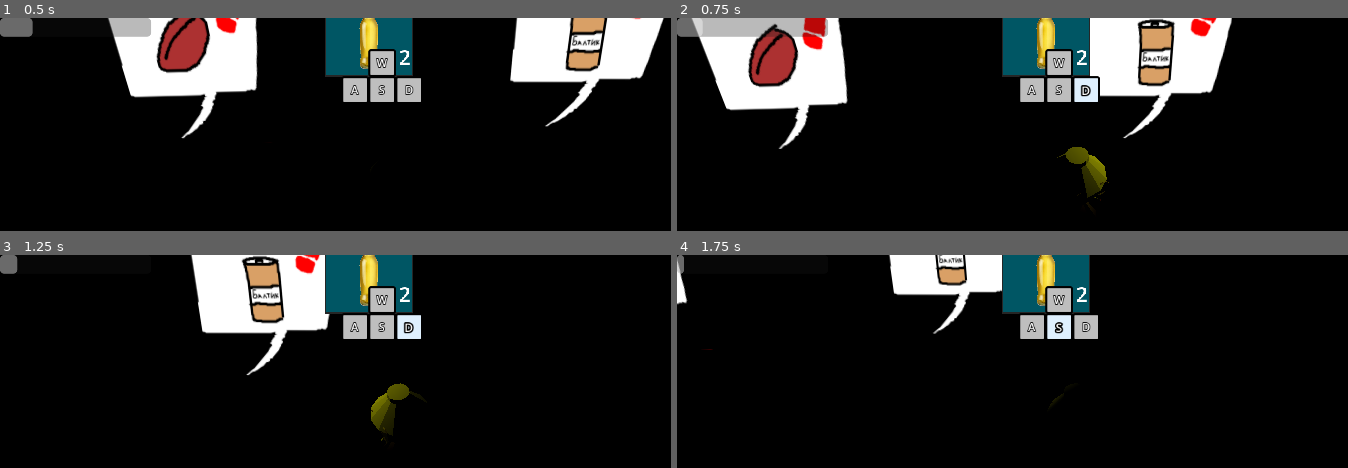
Above: before the commit, frames 1-4 (two rows, left to right).
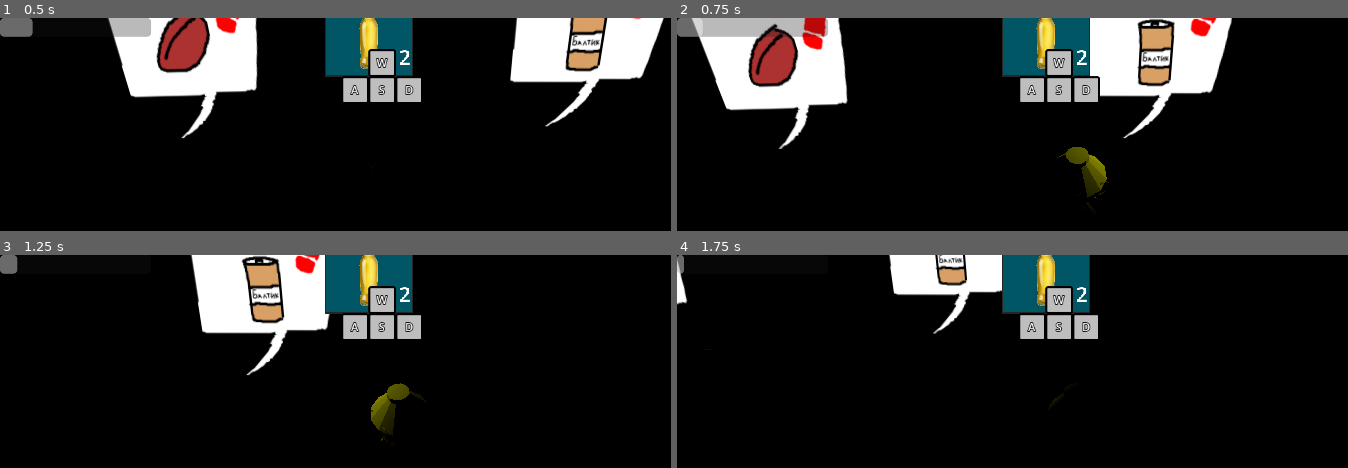
Above: after the commit, the same moments.

Repository: dueip/2024f_gamejam_misis
Game: Godot game, scene res://test_tw.tscn
Two runs of this game, one before a commit and one after it. Both use one fixed random seed, a clock stepped at 60 frames per second and the inputs below. This scene is started directly instead of the project's main scene.
Inputs (mouse positions are in pixels of both pictures, inside the frame that each line leads up to):
- Up to frame 1 (0.5 s): no input
- Up to frame 2 (0.75 s): tap Enter at 0.5 s; move the mouse to (1254, 220) at 0.52 s; hold D (character_right) from 0.53 s (still down); tap Space (character_dash) at 0.6 s; click (1254, 220) at 0.67 s
- Up to frame 3 (1.25 s): keep holding D (character_right)
- Up to frame 4 (1.75 s): move the mouse to (outside the picture) at 1.27 s; release D (character_right) at 1.28 s; hold S (character_back) from 1.28 s (still down); tap Shift (character_run) at 1.35 s; click (outside the picture) at 1.42 s

Frame 1 is identical in both runs. In frame 2, 0.4% of the frame differs, in the area x 59-63%, y 28-40%; in frame 3, 0.4%; in frame 4, 0.4%, in the area x 55-59%, y 28-40%.

Commit message:
feat: Добавить небольшую возможность появления кнопок

Diff:
--- a/WASD.gd
+++ b/WASD.gd
@@ -2,19 +2,20 @@
 
 
 
-func highlight_button(name : String):
+func highlight_button(name : String, color: Color):
 	var child = find_child(name,false)
 	if  child!=null:
-		child.highlight()
+		child.highlight(color)
 
-func unhighlight_button(name : String):
+func unhighlight_button(name : String, color: Color = Color(0.745, 0.745, 0.745)):
 	var child = find_child(name,false)
 	if  child!=null:
-		child.unhighlight()
+		child.unhighlight(color)
 
 func _input(event):
+	return
 	if event is InputEventKey:
 			if event.pressed:
-				highlight_button(OS.get_keycode_string(event.keycode))
+				highlight_button(OS.get_keycode_string(event.keycode), Color(0.874, 0.941, 0.996))
 			else:
-				unhighlight_button(OS.get_keycode_string(event.keycode))
+				unhighlight_button(OS.get_keycode_string(event.keycode), Color(0.745, 0.745, 0.745))
--- a/control_buttons.gd
+++ b/control_buttons.gd
@@ -13,8 +13,8 @@
 	unhighlight()
 
 
-func unhighlight():
-	stylebox.bg_color=Color(0.745, 0.745, 0.745)
+func unhighlight(color: Color = Color(0.745, 0.745, 0.745)):
+	stylebox.bg_color=color
 	text_label.clear()
 	text_label.push_color(Color(255,255,255))
 	text_label.push_outline_color(Color(0,0,0))
@@ -28,8 +28,8 @@
 	text_label.pop()
 	text_label.pop()
 
-func highlight():
-	stylebox.bg_color=Color(0.874, 0.941, 0.996)
+func highlight(color: Color = Color(0.874, 0.941, 0.996) ):
+	stylebox.bg_color=color
 	text_label.clear()
 	text_label.push_color(Color(255,255,255))
 	text_label.push_outline_color(Color(0,0,0))
--- a/minigames/beer_minigame.gd
+++ b/minigames/beer_minigame.gd
@@ -2,24 +2,32 @@
 
 @export var repetitions = 3
 @export var combination: Array[String]
-
+@export var button_delay: float = 0.2
 var current_repetition = 0
 var prev_input: String = ""
 
 func startGame():
+	%WASD.highlight_button(combination[0].to_upper(), Color.LIGHT_GOLDENROD)
+	%WASD.show()
 	emit_signal("minigame_started", self)
 
+
 func nextTurn(input: String):
+	for i in combination:
+		%WASD.highlight_button(i.to_upper(), Color.LIGHT_GOLDENROD)
+	var tween = get_tree().create_tween()
 	if combination.size() > 2:
 		print("Uwu dont do this please")#i love you too
 
+
+
 	if prev_input.length() == 0:
 		if input != combination[0]:
-			endGame(false)
+			endGame(false, input)
 			return
 	else:
 		if input != combination[1]:
-			endGame(false)
+			endGame(false, input)
 			return
 	if prev_input.length() > 0:
 		current_repetition += 1
@@ -27,10 +35,24 @@
 	else:
 		prev_input = input
 	if current_repetition == repetitions:
-		endGame(true)
+		endGame(true, input)
 		return
+	%WASD.highlight_button(input.to_upper(), Color.GREEN)
+	tween.tween_callback(%WASD.unhighlight_button.bind(input.to_upper())).set_delay(button_delay)
 
-func endGame(did_player_win: bool):
+func endGame(did_player_win: bool, which_button_was_pressed: String):
+	var tween = get_tree().create_tween()
+	if (not did_player_win):
+		%WASD.highlight_button(which_button_was_pressed.to_upper(), Color.RED)
+		tween.tween_callback(%WASD.unhighlight_button.bind(which_button_was_pressed.to_upper())).set_delay(button_delay)
+		tween.finished.connect(_on_tween_finished)
+	else:
+		%WASD.highlight_button(which_button_was_pressed.to_upper(), Color.GREEN)
+		tween.tween_callback(%WASD.unhighlight_button.bind(which_button_was_pressed.to_upper())).set_delay(button_delay)
+	tween.finished.connect(_on_tween_finished)
+	current_repetition=0
 	prev_input = ""
-	current_repetition=0
 	emit_signal("minigame_ended", did_player_win)
+
+func _on_tween_finished():
+	%WASD.hide()
--- a/minigames/minigame.gd
+++ b/minigames/minigame.gd
@@ -3,6 +3,7 @@
 
 signal minigame_started(Minigame)
 signal minigame_ended(bool)
+
 
 @export var award: int
 @export var buff: int
@@ -16,5 +17,5 @@
 func nextTurn(input: String):
 	print("helloworld")
 
-func endGame(did_player_win: bool):
+func endGame(did_player_win: bool, which_button_was_pressed: String):
 	emit_signal("minigame_ended", did_player_win)
--- a/test_tw.tscn
+++ b/test_tw.tscn
@@ -64,6 +64,7 @@
 transform = Transform3D(0.160473, 0, 5.82077e-11, 0, 0.23517, 0, 0, 0, 0.260112, 0, 0, 0)
 
 [node name="WASD" parent="." instance=ExtResource("5_1y2sq")]
+unique_name_in_owner = true
 offset_left = 491.0
 offset_top = 44.0
 offset_right = -541.0
Not shown: 1 places in WASD.tscn that only renumber resources
Not shown: 1 places in test_tw.tscn that only renumber resources
